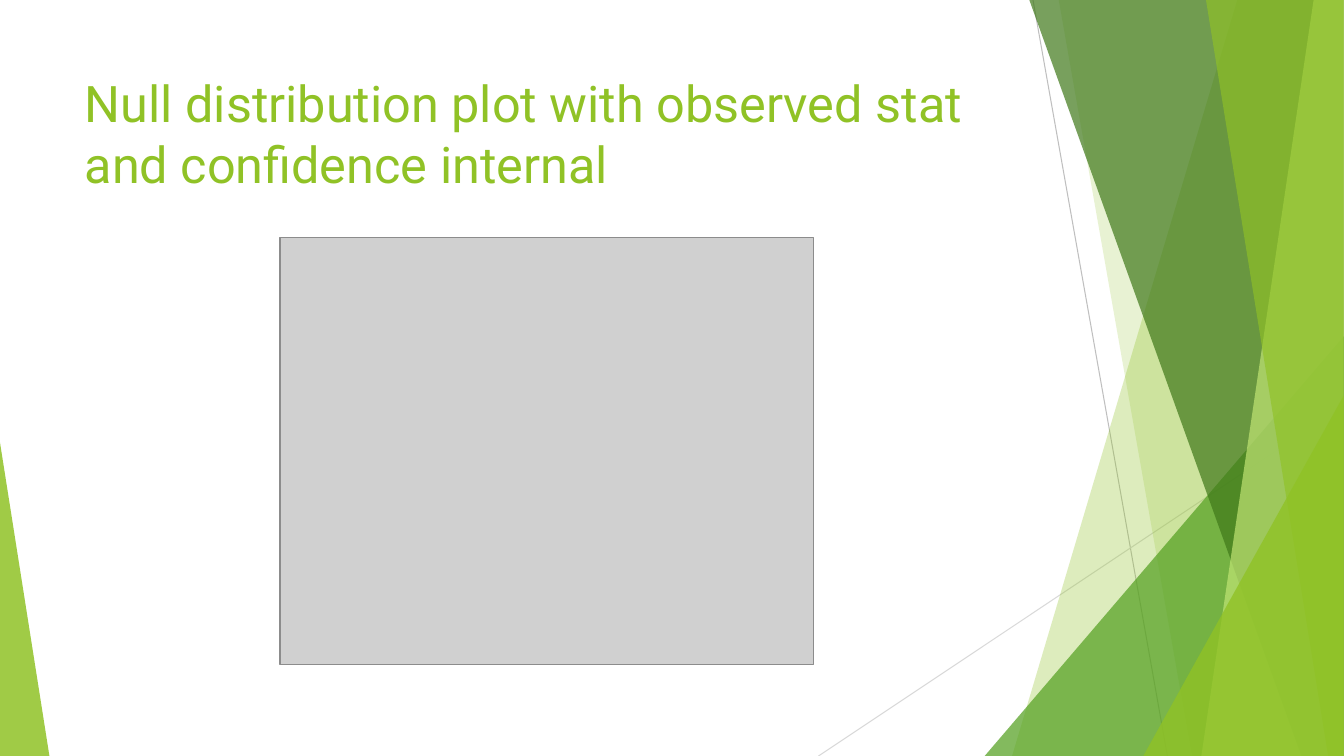
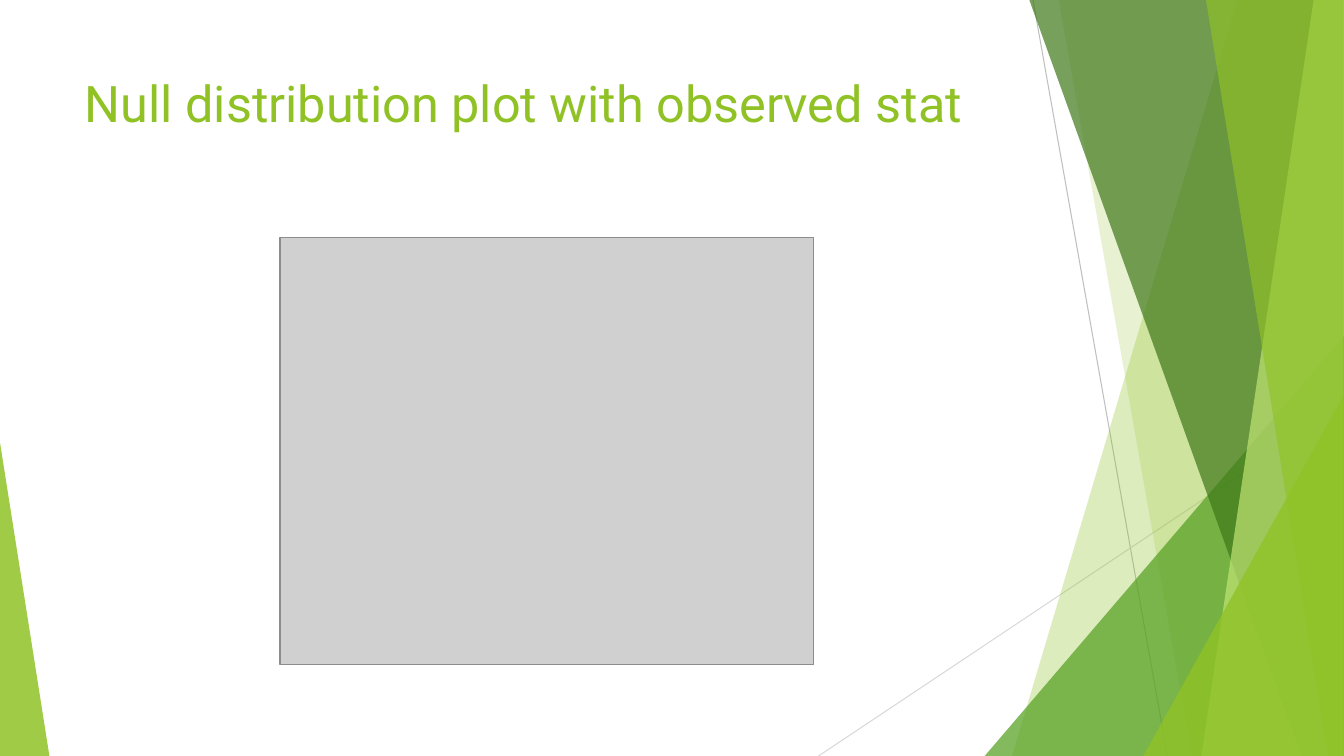
Before and after one commit to himalayahall/CUNY-DATA606, a slide deck: slide 13 of Project/Hakim-Project.pptx (slide 12 before the commit). Drawn at 1344x756 pixels with LibreOffice and Linux fonts; fonts in the diff are those of the drawing; grey boxes stand for pictures. Boxes give left, top, right and bottom in pixels: in the first picture for what was removed or moved away, otherwise in the second. Text is boxed around its words. In the diff, an @@ line names an element or a change of style, - is before the commit and + after.

```diff
--- a/Project/Hakim-Project.pptx
+++ b/Project/Hakim-Project.pptx
@@ title at (x1=85, y1=84, x2=962, y2=133): text changed @@
-Null distribution plot with observed stat and confidence internal
+Null distribution plot with observed stat
```
Also in this commit, not shown: 8 other slides changed, 1 slide added, 1 other file.
